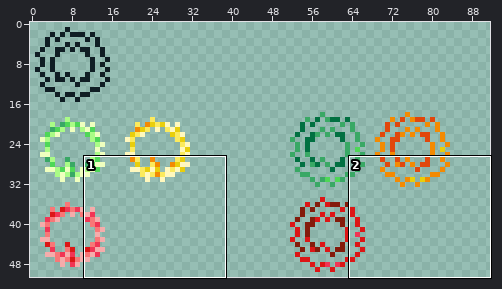
File history of a sprite sheet, Resources/Textures/Wreath.png. Above, an overview of the earlier version with the close-up marked.
Close-up. Earlier state:
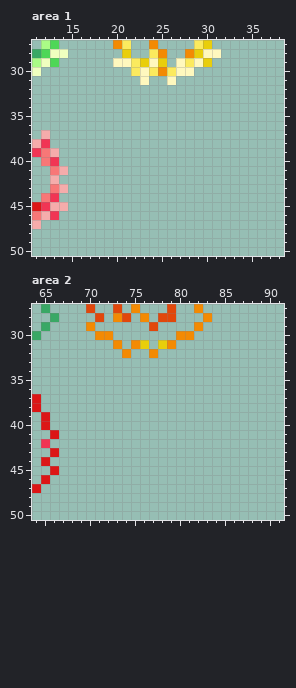
The file is 204x102 pixels, drawn in blocks of 2x2; one block is one cell here. Shown: area 1: x 11..38, y 27..50; area 2: x 64..91, y 27..50. The wide view leaves out empty margins.
After the commit:
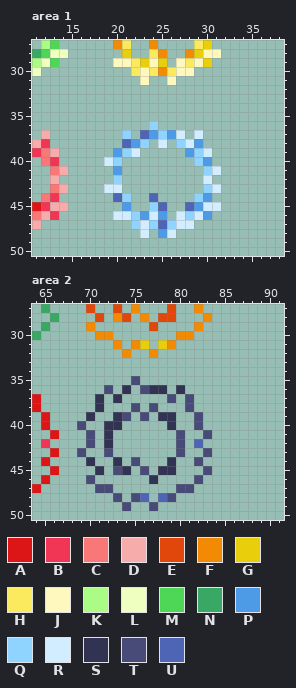
Palette (. is transparent): A #dc1616  B #f13554  C #f87777  D #f5acab  E #e1470b  F #f38a03  G #e9ce0b  H #fbea5e  J #fff8be  K #aafc86  L #efffbf  M #4ed757  N #39a865  P #4d9be6  Q #8fd3ff  R #d2edff  S #323353  T #484a77  U #4d65b4
What changed:
{"where": "area 1"}
{"y":36,"x":24,"old":".","new":"Q"}
{"y":37,"x":21,"old":".","new":"Q"}
{"y":37,"x":23,"old":".....","new":"UPQPR"}
{"y":37,"x":29,"old":".","new":"R"}
{"y":38,"x":21,"old":"...","new":"UPQ"}
{"y":38,"x":25,"old":".","new":"R"}
{"y":38,"x":27,"old":"...","new":"QRP"}
{"y":39,"x":20,"old":"...","new":"PQR"}
{"y":39,"x":28,"old":"...","new":"PQR"}
{"y":40,"x":19,"old":"..","new":"RQ"}
{"y":40,"x":29,"old":"..","new":"QP"}
{"y":41,"x":20,"old":".","new":"P"}
{"y":41,"x":30,"old":"..","new":"QR"}
{"y":42,"x":20,"old":".","new":"Q"}
{"y":42,"x":30,"old":".","new":"R"}
{"y":43,"x":19,"old":"..","new":"RR"}
{"y":43,"x":30,"old":"..","new":"QR"}
{"y":44,"x":20,"old":"..","new":"UQ"}
{"y":44,"x":24,"old":".","new":"U"}
{"y":44,"x":29,"old":"..","new":"QP"}
{"y":45,"x":21,"old":".","new":"P"}
{"y":45,"x":24,"old":"..","new":"QU"}
{"y":45,"x":28,"old":"....","new":"UPRR"}
{"y":46,"x":20,"old":"......","new":"RRQPRP"}
{"y":46,"x":27,"old":"....","new":"RQRP"}
{"y":47,"x":22,"old":".......","new":"QRQUQRR"}
{"y":48,"x":23,"old":".","new":"R"}
{"y":48,"x":25,"old":"..","new":"PR"}
{"where": "area 2"}
{"y":35,"x":75,"old":".","new":"T"}
{"y":36,"x":72,"old":".","new":"T"}
{"y":36,"x":74,"old":".","new":"S"}
{"y":36,"x":76,"old":"...","new":"TSS"}
{"y":36,"x":80,"old":".","new":"S"}
{"y":37,"x":71,"old":".","new":"S"}
{"y":37,"x":73,"old":".","new":"S"}
{"y":37,"x":79,"old":".","new":"T"}
{"y":37,"x":81,"old":".","new":"T"}
{"y":38,"x":71,"old":".","new":"S"}
{"y":38,"x":75,"old":".","new":"T"}
{"y":38,"x":77,"old":".","new":"T"}
{"y":38,"x":81,"old":".","new":"T"}
{"y":39,"x":70,"old":".","new":"S"}
{"y":39,"x":73,"old":"..","new":"ST"}
{"y":39,"x":76,"old":".","new":"T"}
{"y":39,"x":78,"old":"..","new":"SS"}
{"y":39,"x":82,"old":".","new":"T"}
{"y":40,"x":69,"old":".","new":"T"}
{"y":40,"x":72,"old":"..","new":"SS"}
{"y":40,"x":79,"old":".","new":"S"}
{"y":40,"x":82,"old":".","new":"T"}
{"y":41,"x":70,"old":".","new":"T"}
{"y":41,"x":72,"old":".","new":"S"}
{"y":41,"x":80,"old":".","new":"T"}
{"y":41,"x":83,"old":".","new":"T"}
{"y":42,"x":70,"old":".","new":"T"}
{"y":42,"x":72,"old":".","new":"S"}
{"y":42,"x":80,"old":".","new":"T"}
{"y":42,"x":82,"old":".","new":"U"}
{"y":43,"x":69,"old":".","new":"T"}
{"y":43,"x":72,"old":".","new":"T"}
{"y":43,"x":80,"old":".","new":"T"}
{"y":43,"x":83,"old":".","new":"T"}
{"y":44,"x":70,"old":".","new":"S"}
{"y":44,"x":73,"old":".","new":"S"}
{"y":44,"x":75,"old":".","new":"T"}
{"y":44,"x":79,"old":".","new":"S"}
{"y":44,"x":82,"old":".","new":"T"}
{"y":45,"x":71,"old":".","new":"S"}
{"y":45,"x":73,"old":"..","new":"TS"}
{"y":45,"x":76,"old":".","new":"T"}
{"y":45,"x":78,"old":"..","new":"SS"}
{"y":45,"x":83,"old":".","new":"T"}
{"y":46,"x":70,"old":".","new":"T"}
{"y":46,"x":77,"old":".","new":"S"}
{"y":46,"x":82,"old":".","new":"T"}
{"y":47,"x":71,"old":"..","new":"TT"}
{"y":47,"x":80,"old":"..","new":"TT"}
{"y":48,"x":73,"old":".","new":"T"}
{"y":48,"x":75,"old":"..","new":"TU"}
{"y":48,"x":78,"old":"..","new":"UT"}
{"y":49,"x":74,"old":".","new":"T"}
{"y":49,"x":77,"old":".","new":"T"}
